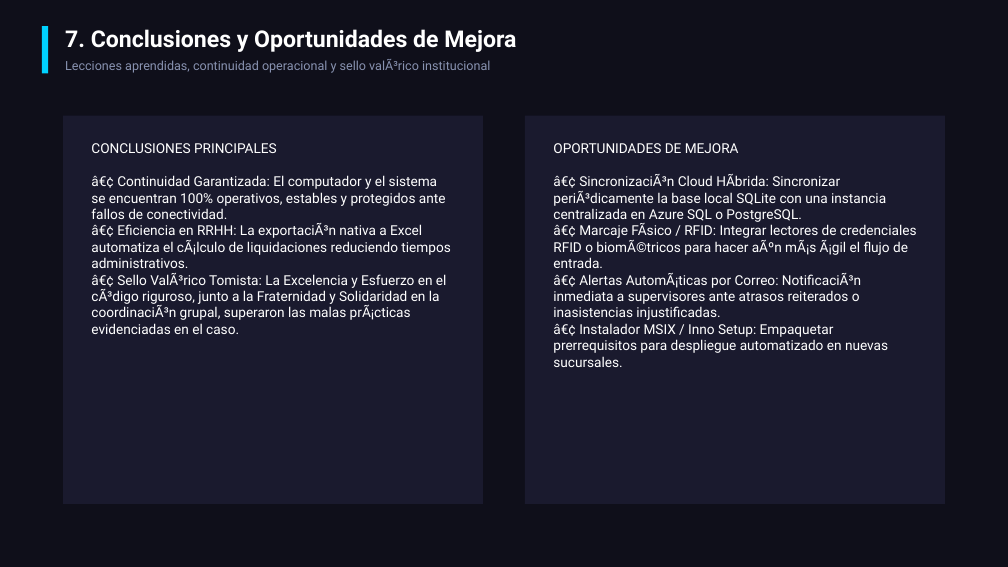
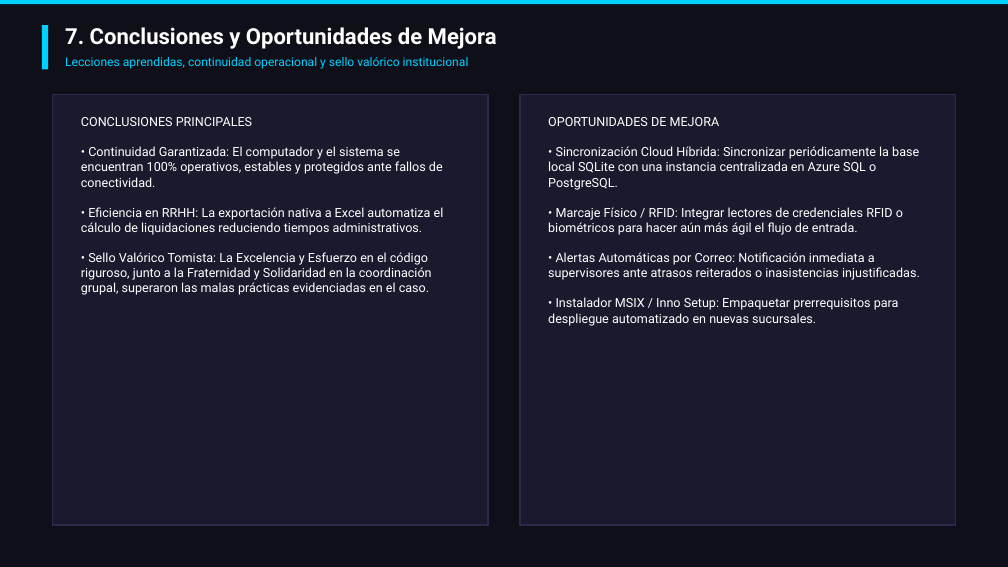
Before and after one commit to swrmm/SoftwareIntegracion, a slide deck: slide 8 of Documentos Proyecto/Presentacion_Etapa_2_Semana_11.pptx. Drawn at 1008x567 pixels with LibreOffice and Linux fonts; fonts in the diff are those of the drawing. Boxes give left, top, right and bottom in pixels: in the first picture for what was removed or moved away, otherwise in the second. Text is boxed around its words. In the diff, an @@ line names an element or a change of style, - is before the commit and + after.

Commit message:
Correccion de formato: Tablas nativas en Word, actualizacion de Gantt a espanol (Listo/Activo) y correccion tipografica en presentacion PPTX

```diff
--- a/Documentos Proyecto/Presentacion_Etapa_2_Semana_11.pptx
+++ b/Documentos Proyecto/Presentacion_Etapa_2_Semana_11.pptx
@@ rectangle added at [0,0,1008,5], fill #00D2FF @@
@@ rectangle: place and size @@
-rectangle at [42,26,48,73]
+rectangle at [42,25,48,69]
@@ text "7. Conclusiones y Oportunidades de ..." at [65,27,497,49]: size 22 to 21 pt @@
@@ text at [65,57,469,69]: text changed; size 12 to 11.5 pt; text colour #8892B0 to #00D2FF @@
-Lecciones aprendidas, continuidad operacional y sello valÃ³rico institucional
+Lecciones aprendidas, continuidad operacional y sello valórico institucional
@@ rectangle: place and size @@
-rectangle at [63,116,483,504]
+rectangle at [52,95,488,525]
@@ rectangle at [52,95,488,525]: outline none to #2A2A4A 1.5 pt @@
@@ text at [81,117,444,295]: text changed; size 13 to 12 pt @@
-CONCLUSIONES PRINCIPALES
-â€¢ Continuidad Garantizada: El computador y el sistema se encuentran 100% operativos, estables y protegidos ante fallos de conectividad.
-â€¢ Eficiencia en RRHH: La exportaciÃ³n nativa a Excel automatiza el cÃ¡lculo de liquidaciones reduciendo tiempos administrativos.
-â€¢ Sello ValÃ³rico Tomista: La Excelencia y Esfuerzo en el cÃ³digo riguroso, junto a la Fraternidad y Solidaridad en la coordinaciÃ³n grupal, superaron las malas prÃ¡cticas evidenciadas en el caso.
+CONCLUSIONES PRINCIPALES
+• Continuidad Garantizada: El computador y el sistema se encuentran 100% operativos, estables y protegidos ante fallos de conectividad.
+• Eficiencia en RRHH: La exportación nativa a Excel automatiza el cálculo de liquidaciones reduciendo tiempos administrativos.
+• Sello Valórico Tomista: La Excelencia y Esfuerzo en el código riguroso, junto a la Fraternidad y Solidaridad en la coordinación grupal, superaron las malas prácticas evidenciadas en el caso.
@@ rectangle at [520,95,956,525]: outline none to #2A2A4A 1.5 pt @@
@@ rectangle: place and size @@
-rectangle at [525,116,945,504]
+rectangle at [520,95,956,525]
@@ text at [548,117,920,326]: text changed; size 13 to 12 pt @@
-OPORTUNIDADES DE MEJORA
-â€¢ SincronizaciÃ³n Cloud HÃbrida: Sincronizar periÃ³dicamente la base local SQLite con una instancia centralizada en Azure SQL o PostgreSQL.
-â€¢ Marcaje FÃsico / RFID: Integrar lectores de credenciales RFID o biomÃ©tricos para hacer aÃºn mÃ¡s Ã¡gil el flujo de entrada.
-â€¢ Alertas AutomÃ¡ticas por Correo: NotificaciÃ³n inmediata a supervisores ante atrasos reiterados o inasistencias injustificadas.
-â€¢ Instalador MSIX / Inno Setup: Empaquetar prerrequisitos para despliegue automatizado en nuevas sucursales.
+OPORTUNIDADES DE MEJORA
+• Sincronización Cloud Híbrida: Sincronizar periódicamente la base local SQLite con una instancia centralizada en Azure SQL o PostgreSQL.
+• Marcaje Físico / RFID: Integrar lectores de credenciales RFID o biométricos para hacer aún más ágil el flujo de entrada.
+• Alertas Automáticas por Correo: Notificación inmediata a supervisores ante atrasos reiterados o inasistencias injustificadas.
+• Instalador MSIX / Inno Setup: Empaquetar prerrequisitos para despliegue automatizado en nuevas sucursales.
```
Also in this commit, not shown: 7 other slides changed, 4 other files.
